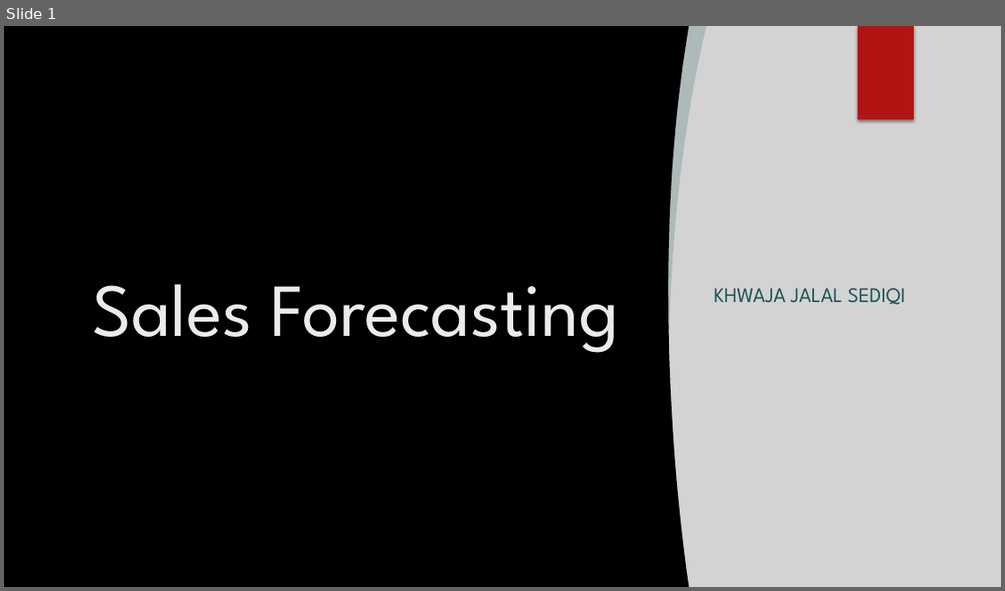
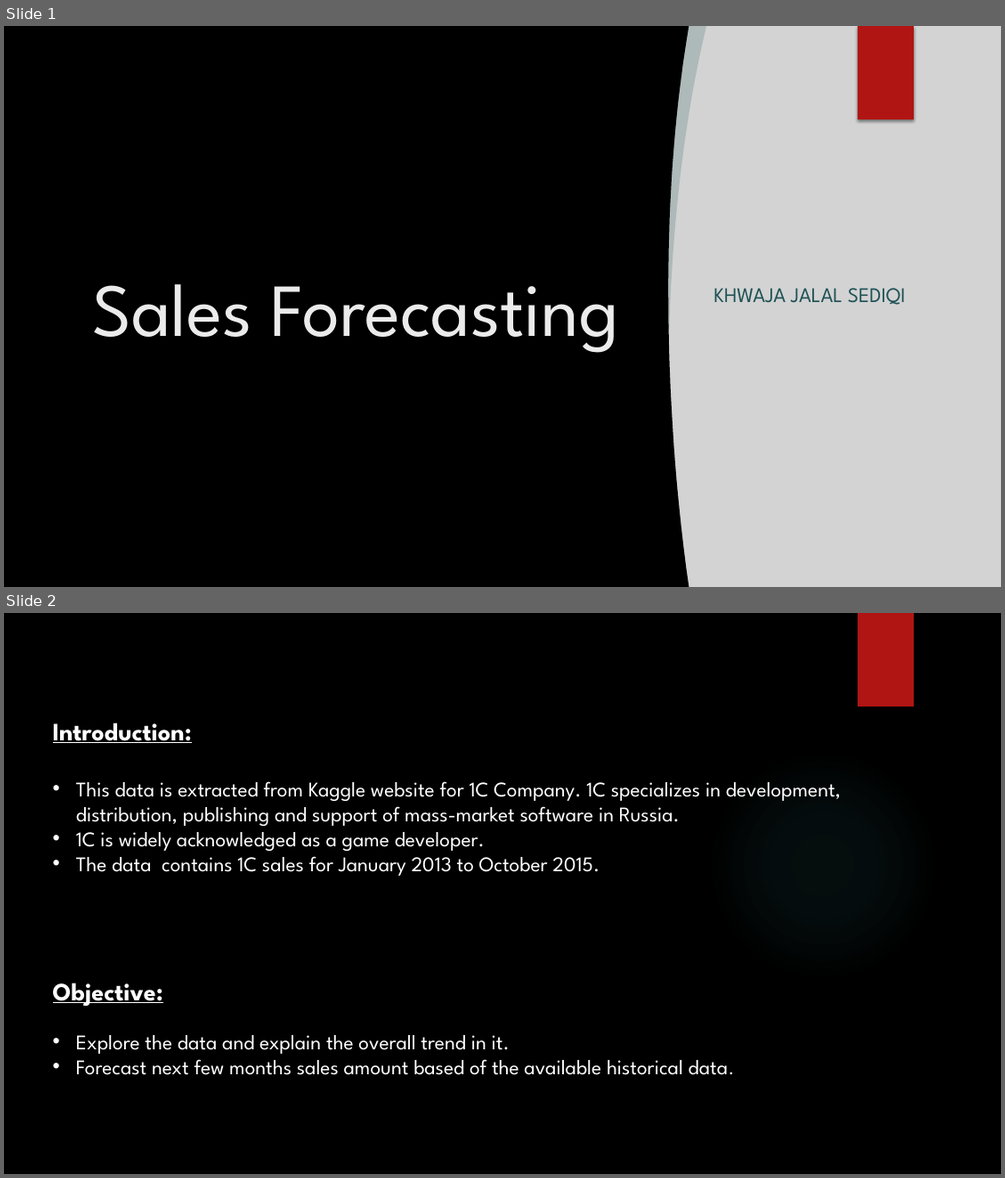
Before and after one commit to khwajajalal/Capstone4-Sales-Prediction, a slide deck: Sales Forecasting.pptx. Shown one above the other, each under a label of ours: slide 1 before the commit, slides 1 and 2 after it. The pictures are 1005x591 and 1005x1178 pixels, drawn with LibreOffice and Linux fonts; fonts in the diff are those of the drawing; background and template pictures are left out. Boxes give left, top, right and bottom in pixels: in the first picture for what was removed or moved away, otherwise in the second. Text is boxed around its words. In the diff, an @@ line names an element or a change of style, - is before the commit and + after.

```diff
--- a/Sales Forecasting.pptx
+++ b/Sales Forecasting.pptx
@@ slide 2 added at (x1=4, y1=613, x2=1001, y2=1174), background picture (left out) @@
@@ rectangle added at (x1=858, y1=613, x2=914, y2=706), fill #B01513 @@
@@ text added at (x1=53, y1=722, x2=841, y2=876), 20 pt, text #FFFFFF @@
+Introduction:
+• This data is extracted from Kaggle website for 1C Company. 1C specializes in development, distribution, publishing and support of mass-market software in Russia.
+• 1C is widely acknowledged as a game developer.
+• The data contains 1C sales for January 2013 to October 2015.
@@ ellipse added at (x1=708, y1=750, x2=938, y2=981), fill gradient #50B9C1 @@
@@ text added at (x1=53, y1=982, x2=728, y2=1075), 20 pt, text #FFFFFF @@
+Objective:
+• Explore the data and explain the overall trend in it.
+• Forecast next few months sales amount based of the available historical data.
```
Also in this commit, not shown: 6 slides changed, 1 slide removed, 1 other file.
